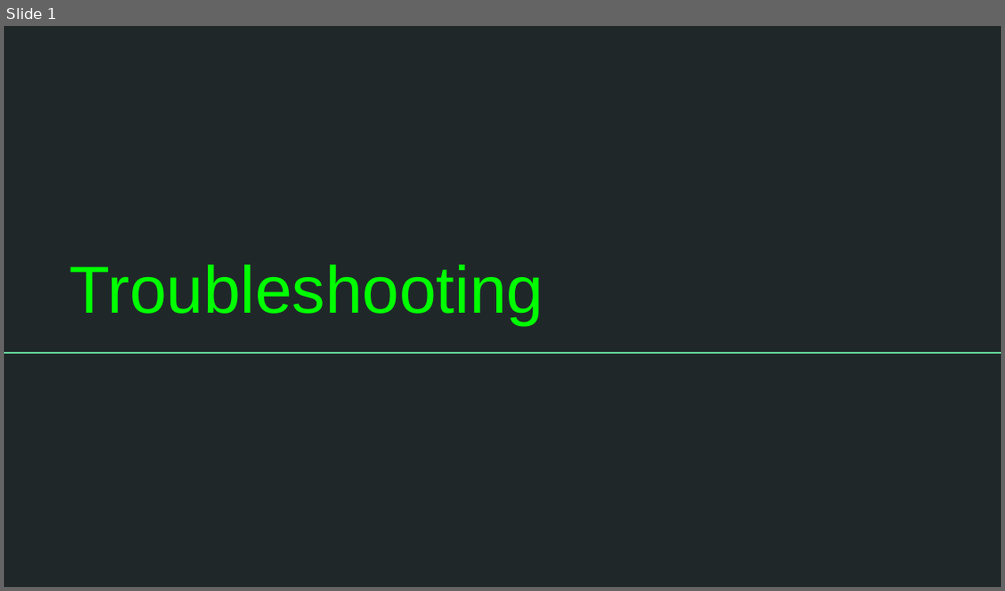
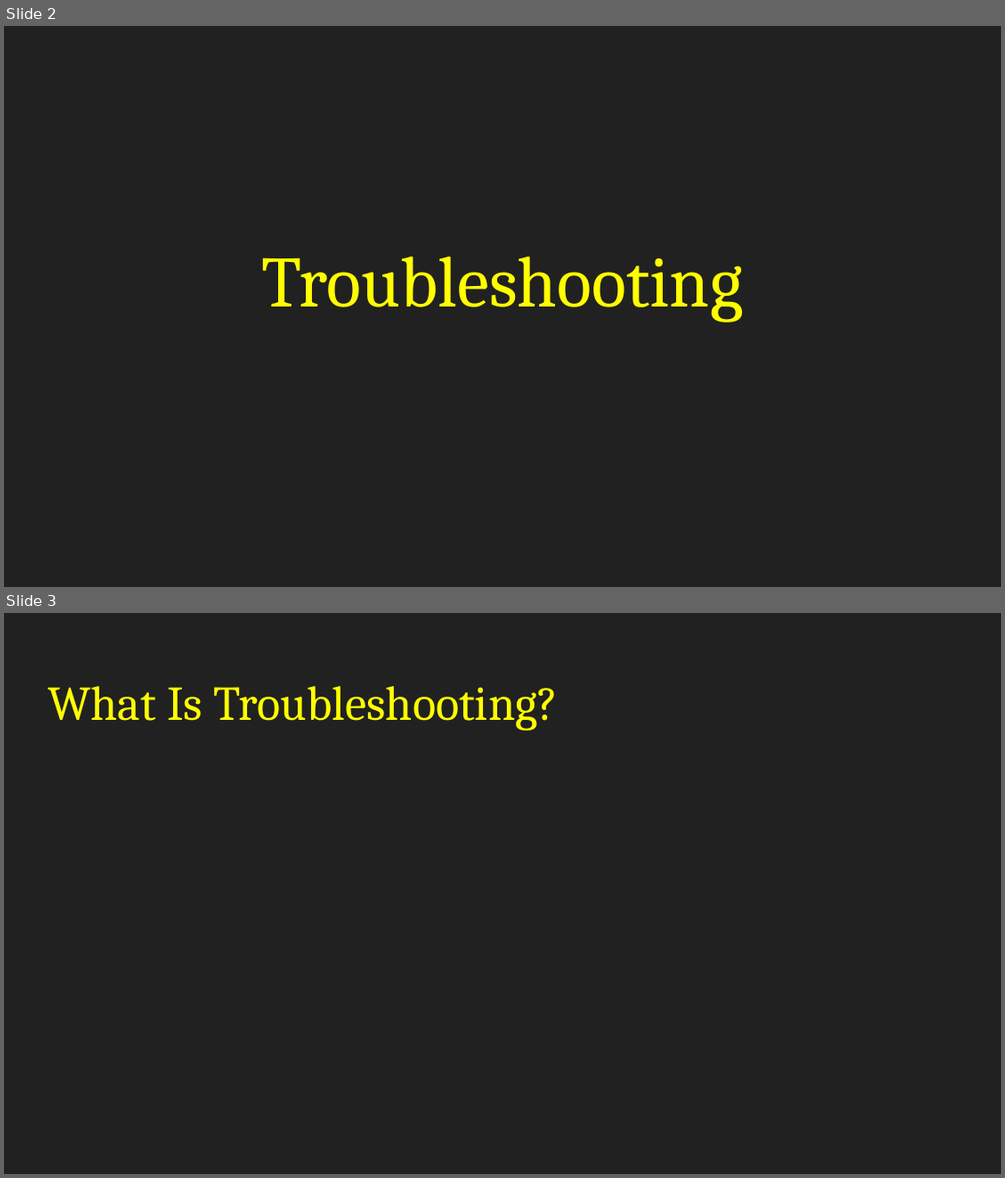
Before and after one commit to BYU-ITCSA/Dark-Mode, a slide deck: Lesson 4: Troubleshooting/Troubleshooting.pptx. Shown one above the other, each under a label of ours: slide 1 before the commit, slides 2 and 3 after it. The pictures are 1005x591 and 1005x1178 pixels, drawn with LibreOffice and Linux fonts; fonts in the diff are those of the drawing. Boxes give left, top, right and bottom in pixels: in the first picture for what was removed or moved away, otherwise in the second. Text is boxed around its words. In the diff, an @@ line names an element or a change of style, - is before the commit and + after.

```diff
--- a/Lesson 4: Troubleshooting/Troubleshooting.pptx
+++ b/Lesson 4: Troubleshooting/Troubleshooting.pptx
@@ slide 3 added at [4,613,1001,1174], background #212121 @@
@@ title added at [48,686,558,730], 35 pt, text #FFFF00 @@
+What Is Troubleshooting?
@@ what was slide 1 is now slide 2 @@
@@ slide 2 changed as well @@
@@ background #202729 to #212121 @@
@@ title "Troubleshooting": place and size @@
-title "Troubleshooting" at [70,265,543,325]
+title "Troubleshooting" at [262,256,743,321]
@@ title "Troubleshooting" at [262,256,743,321]: size 48 to 52 pt, font Arial to Cambria, text colour #00FF00 to #FFFF00; alignment left to centre @@
@@ line removed from (4, 353) to (1001, 353) @@
```
Also in this commit, not shown: 5 other slides added, 1 other file.
